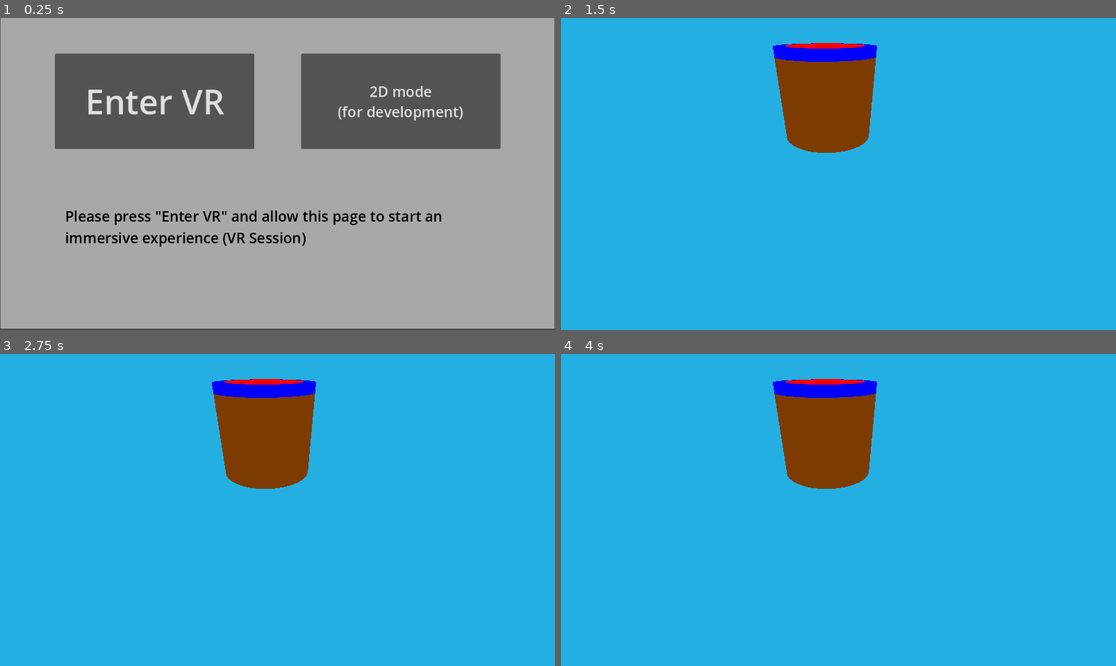
Above: before the commit, frames 1-4 (two rows, left to right).
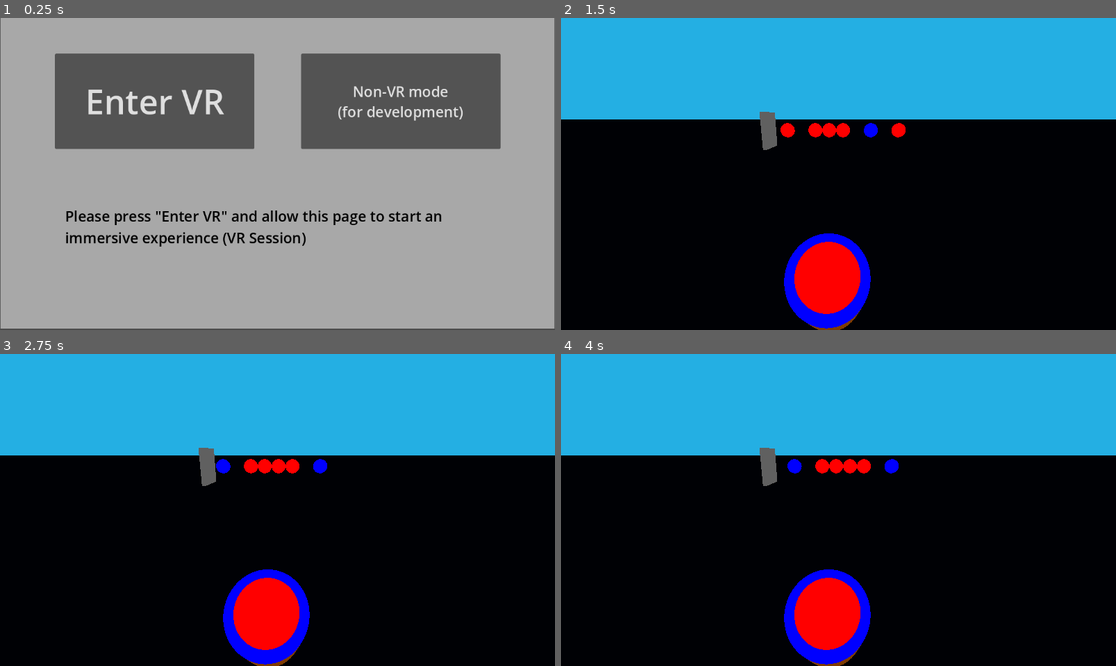
Above: after the commit, the same moments.

Repository: six-two/first-vr-test
Game: Godot game, scene res://menu/main_menu.tscn
The game is run twice, just before and just after one commit, with the same random seed, the same clock (stepped at 60 frames per second) and the same inputs.
Inputs:
- Up to frame 1 (0.25 s): no input
- Up to frame 2 (1.5 s): click "2D mode (for development)" (after the commit: "Non-VR mode (for development)") at 0.5 s; tap Enter at 1.25 s; hold D from 1.28 s (still down); tap F at 1.35 s
- Up to frame 3 (2.75 s): release D at 2.03 s; hold S from 2.03 s (still down); tap F at 2.1 s
- Up to frame 4 (4 s): release S at 2.78 s; hold D from 2.78 s (still down); tap F at 2.85, 3.6 s

The runs differ from the first frame. In frame 1, 0.3% of the frame differs, in the area x 63-81%, y 21-26%; in frame 2, 72%, in the area x 0-100%, y 8-100%; in frame 3, 72%; in frame 4, 72%.

Commit message:
Added a note playback mode (no scoring yet) and a very basic mapping mode

Diff:
--- a/menu/main_menu.gd
+++ b/menu/main_menu.gd
@@ -34,6 +34,12 @@
 		var new_scene = load("res://taiko_vr/taiko_xr_main.tscn").instantiate()
 		new_scene.name = "TaikoVR"
 		add_child(new_scene)
+
+		for camera in get_tree().get_nodes_in_group("Camera"):
+			# In non-VR mode, we simulate the perspective of a real player
+			camera.position.y = 1.8 # The average persion is around 1.8m tall
+			camera.rotation_degrees.x = -15 # look slightly down
+
 
 func _on_button_vr_pressed() -> void:
 	if webxr_interface:
--- a/menu/main_menu.tscn
+++ b/menu/main_menu.tscn
@@ -25,7 +25,7 @@
 offset_right = 1039.0
 offset_bottom = 272.0
 theme_override_font_sizes/font_size = 30
-text = "2D mode
+text = "Non-VR mode
 (for development)"
 
 [node name="ErrorText" type="Label" parent="."]
--- /dev/null
+++ b/taiko_vr/assets/big_center_note_mesh.tres
@@ -0,0 +1,10 @@
+[gd_resource type="SphereMesh" load_steps=2 format=3 uid="uid://dfpjua18kht5e"]
+
+[sub_resource type="StandardMaterial3D" id="StandardMaterial3D_6eq0m"]
+shading_mode = 0
+albedo_color = Color(1, 0, 0, 1)
+
+[resource]
+material = SubResource("StandardMaterial3D_6eq0m")
+radius = 0.35
+height = 0.7
--- /dev/null
+++ b/taiko_vr/assets/small_center_note_mesh.tres
@@ -0,0 +1,10 @@
+[gd_resource type="SphereMesh" load_steps=2 format=3 uid="uid://b2uu3vncsjoci"]
+
+[sub_resource type="StandardMaterial3D" id="StandardMaterial3D_6eq0m"]
+shading_mode = 0
+albedo_color = Color(1, 0, 0, 1)
+
+[resource]
+material = SubResource("StandardMaterial3D_6eq0m")
+radius = 0.2
+height = 0.4
--- /dev/null
+++ b/taiko_vr/assets/small_edge_note_mesh.tres
@@ -0,0 +1,10 @@
+[gd_resource type="SphereMesh" load_steps=2 format=3 uid="uid://fa5imnk37yt"]
+
+[sub_resource type="StandardMaterial3D" id="StandardMaterial3D_6eq0m"]
+shading_mode = 0
+albedo_color = Color(0, 0, 1, 1)
+
+[resource]
+material = SubResource("StandardMaterial3D_6eq0m")
+radius = 0.2
+height = 0.4
--- a/taiko_vr/drumb_listener.gd
+++ /dev/null
@@ -1,38 +0,0 @@
-extends Node
-
-var center_hit_material : Material
-var edge_hit_material : Material
-var normal_material : Material
-
-func _ready():
-	print("DrumbListener ready")
-	$Drumb/Head.connect("drumb_center_hit", self._on_drumb_center_hit)
-	$Drumb/Head.connect("drumb_edge_hit", self._on_drumb_edge_hit)
-	$Drumb/Head.connect("drumb_exited", self._on_drumb_exited)
-
-	center_hit_material = StandardMaterial3D.new()
-	center_hit_material.albedo_color = Color(1, 0, 0)
-	center_hit_material.shading_mode = BaseMaterial3D.SHADING_MODE_UNSHADED
-
-	edge_hit_material = StandardMaterial3D.new()
-	edge_hit_material.albedo_color = Color(0, 0, 1)
-	edge_hit_material.shading_mode = BaseMaterial3D.SHADING_MODE_UNSHADED
-
-func _on_drumb_center_hit(body : Area3D):
-	print("Center")
-	# This should mork for controllers
-	var mesh = body.get_node("../MeshInstance3D")
-	if mesh:
-		mesh.material_override = center_hit_material
-
-func _on_drumb_edge_hit(body):
-	print("Edge")
-	var mesh = body.get_node("../MeshInstance3D")
-	if mesh:
-		mesh.material_override = edge_hit_material
-
-func _on_drumb_exited(body):
-	print("Exited")
-	var mesh = body.get_node("../MeshInstance3D")
-	if mesh:
-		mesh.material_override = null
--- /dev/null
+++ b/taiko_vr/mapping_mode.gd
@@ -0,0 +1,55 @@
+extends Node
+
+var song_time : float
+var beat_seconds : float
+var note_string : String
+var time : float
+var type : String
+
+
+func init(song_time, beat_seconds, drumb) -> void:
+	self.song_time = song_time
+	self.beat_seconds = beat_seconds
+	self.time = -0.5 * beat_seconds # shift the window, so that input map to the nearest beat and not always the next one
+	self.note_string = ""
+	self.type = " "
+
+	drumb.connect("drumb_center_hit", self._on_drumb_center_hit)
+	drumb.connect("drumb_edge_hit", self._on_drumb_edge_hit)
+	drumb.connect("drumb_exited", self._on_drumb_exited)
+
+func _on_drumb_center_hit(body : Area3D):
+	if type == " ":
+		type = "c"
+	elif type == "c":
+		type = "C"
+	else:
+		print("Cannot add input 'c' to existing type '", type, "'")
+
+func _on_drumb_edge_hit(body):
+	if type == " ":
+		type = "e"
+	elif type == "e":
+		type = "E"
+	else:
+		print("Cannot add input 'e' to existing type '", type, "'")
+
+func _on_drumb_exited(body):
+	pass # Nothing to do here
+
+
+func _process(delta: float) -> void:
+	if time > song_time:
+		print("Song Mapping done:")
+		print(note_string)
+
+	if int((time + delta) / beat_seconds) > int(time / beat_seconds):
+		# we are in a new beat. First store the old one
+		print("Debug mapping: ", type)
+		note_string += type
+		type = " "
+
+		if int((time + delta) / beat_seconds) % 10 == 0:
+			print("Debug current map: ", note_string)
+
+	time += delta
--- /dev/null
+++ b/taiko_vr/note_spawner.gd
@@ -0,0 +1,36 @@
+extends Node3D
+
+var beat_seconds # how long a beat takes
+var remaining_time
+var notes
+
+signal song_finished
+
+static var NoteScene: PackedScene = preload("res://taiko_vr/small_note.tscn")
+
+func _ready():
+	create_notes()
+
+func create_notes():
+	#var notes_str = "    " + "cce cce C   ".repeat(100)
+	var notes_str = "  cc cc ccc e cccc e cccc e cccc e c ccce cccc e c ccce c ccce c ccc ecccc cce ccc e ccccc cc ccce cccc ccc ccc ec cc"
+	beat_seconds = 0.2
+	remaining_time = notes_str.length() * beat_seconds
+
+	notes = []
+	var beat_time = 0
+	for char in notes_str:
+		if char in ["c", "e", "C", "E"]:
+			var note = NoteScene.instantiate()
+			note.init(char, beat_time)
+			notes.append(note)
+			self.add_child(note)
+		# do nothing for space, etc
+		beat_time += beat_seconds
+
+func _process(delta: float) -> void:
+	remaining_time -= delta
+
+	if remaining_time < 0:
+		print("Song over")
+		song_finished.emit() #@TODO: make a song select screen
--- /dev/null
+++ b/taiko_vr/small_note.gd
@@ -0,0 +1,33 @@
+extends MeshInstance3D
+
+var remaining_time : float
+var score : float
+var type : String
+
+static var small_center_note_mesh: Mesh = preload("res://taiko_vr/assets/small_center_note_mesh.tres")
+static var small_edge_note_mesh: Mesh = preload("res://taiko_vr/assets/small_edge_note_mesh.tres")
+static var big_center_note_mesh: Mesh = preload("res://taiko_vr/assets/big_center_note_mesh.tres")
+
+func _ready() -> void:
+	visible = false
+
+func init(type: String, time: float) -> void:
+	self.remaining_time = time
+	self.type = type
+
+	if type == "c":
+		mesh = small_center_note_mesh
+	elif type == "e":
+		mesh = small_edge_note_mesh
+	elif type == "C":
+		mesh = big_center_note_mesh
+
+func _process(delta: float) -> void:
+	remaining_time -= delta
+
+	if remaining_time < 0.2:
+		self.visible = false
+		score = -1 # Miss
+	elif remaining_time < 2:
+		self.visible = true
+		self.position.x = remaining_time * 2
--- /dev/null
+++ b/taiko_vr/small_note.tscn
@@ -0,0 +1,15 @@
+[gd_scene load_steps=4 format=3 uid="uid://e0xmjtni03ok"]
+
+[ext_resource type="Script" uid="uid://cbr6v7ncfq6k0" path="res://taiko_vr/small_note.gd" id="1_qx55o"]
+
+[sub_resource type="StandardMaterial3D" id="StandardMaterial3D_np1iw"]
+shading_mode = 0
+
+[sub_resource type="SphereMesh" id="SphereMesh_qxtbh"]
+material = SubResource("StandardMaterial3D_np1iw")
+radius = 0.1
+height = 0.2
+
+[node name="SmallNote" type="MeshInstance3D"]
+mesh = SubResource("SphereMesh_qxtbh")
+script = ExtResource("1_qx55o")
--- /dev/null
+++ b/taiko_vr/taiko_xr_main.gd
@@ -0,0 +1,49 @@
+extends Node
+
+var center_hit_material : Material
+var edge_hit_material : Material
+var normal_material : Material
+var mapping_mode : bool = false
+
+func _ready():
+	print("TaikoXR ready")
+	var drumb = $Drumb/Head
+	drumb.connect("drumb_center_hit", self._on_drumb_center_hit)
+	drumb.connect("drumb_edge_hit", self._on_drumb_edge_hit)
+	drumb.connect("drumb_exited", self._on_drumb_exited)
+
+	center_hit_material = StandardMaterial3D.new()
+	center_hit_material.albedo_color = Color(1, 0, 0)
+	center_hit_material.shading_mode = BaseMaterial3D.SHADING_MODE_UNSHADED
+
+	edge_hit_material = StandardMaterial3D.new()
+	edge_hit_material.albedo_color = Color(0, 0, 1)
+	edge_hit_material.shading_mode = BaseMaterial3D.SHADING_MODE_UNSHADED
+
+	$AudioStreamPlayer.play()
+
+	if mapping_mode:
+		$JudgementLine.set_script(load("res://taiko_vr/mapping_mode.gd"))
+		$JudgementLine.init(20, 0.20, drumb)
+		$JudgementLine.set_process(true)
+	else:
+		$JudgementLine.set_script(load("res://taiko_vr/note_spawner.gd"))
+		$JudgementLine.create_notes()
+		$JudgementLine.set_process(true)
+
+func update_mesh_color(body : Area3D, new_material : Material) -> void:
+	var mesh = body.get_node("../MeshInstance3D")
+	if mesh:
+		mesh.material_override = new_material
+
+func _on_drumb_center_hit(body : Area3D):
+	print("Center")
+	update_mesh_color(body, center_hit_material)
+
+func _on_drumb_edge_hit(body):
+	print("Edge")
+	update_mesh_color(body, edge_hit_material)
+
+func _on_drumb_exited(body):
+	print("Exited")
+	update_mesh_color(body, null)
--- a/taiko_vr/taiko_xr_main.tscn
+++ b/taiko_vr/taiko_xr_main.tscn
@@ -1,9 +1,10 @@
-[gd_scene load_steps=9 format=3 uid="uid://cgiorurih0iad"]
+[gd_scene load_steps=12 format=3 uid="uid://cgiorurih0iad"]
 
-[ext_resource type="Script" uid="uid://b1llf5v8a3cpv" path="res://taiko_vr/drumb_listener.gd" id="1_e1u4u"]
+[ext_resource type="Script" uid="uid://b1llf5v8a3cpv" path="res://taiko_vr/taiko_xr_main.gd" id="1_e1u4u"]
 [ext_resource type="PackedScene" uid="uid://cp67yib0jrtvg" path="res://vr_controls/controller.tscn" id="2_8n60k"]
 [ext_resource type="Script" uid="uid://bm081j0oah58f" path="res://vr_controls/player_movement.gd" id="2_e1u4u"]
 [ext_resource type="PackedScene" uid="uid://bo6t1gw5eket4" path="res://taiko_vr/drumb.tscn" id="4_d77il"]
+[ext_resource type="AudioStream" uid="uid://cpba4nhx7d4lv" path="res://music/edm-dance-club-music-259530.mp3" id="6_v3wda"]
 
 [sub_resource type="StandardMaterial3D" id="StandardMaterial3D_608u1"]
 albedo_color = Color(0.052192, 0.052192, 0.0497937, 1)
@@ -16,6 +17,14 @@
 background_mode = 1
 background_color = Color(0.142537, 0.685933, 0.891964, 1)
 ambient_light_color = Color(1, 1, 1, 1)
+
+[sub_resource type="StandardMaterial3D" id="StandardMaterial3D_v3wda"]
+shading_mode = 0
+albedo_color = Color(0.374139, 0.374139, 0.374139, 1)
+
+[sub_resource type="BoxMesh" id="BoxMesh_d77il"]
+material = SubResource("StandardMaterial3D_v3wda")
+size = Vector3(0.1, 1, 1)
 
 [sub_resource type="CylinderShape3D" id="CylinderShape3D_e1u4u"]
 height = 1.8
@@ -34,6 +43,12 @@
 [node name="WorldEnvironment" type="WorldEnvironment" parent="."]
 environment = SubResource("Environment_k0sh0")
 
+[node name="JudgementLine" type="Node3D" parent="."]
+transform = Transform3D(1, 0, 0, 0, 1, 0, 0, 0, 1, -2, 1.5, -6)
+
+[node name="MeshInstance3D" type="MeshInstance3D" parent="JudgementLine"]
+mesh = SubResource("BoxMesh_d77il")
+
 [node name="CharacterBody3D" type="CharacterBody3D" parent="."]
 
 [node name="XROrigin3D" type="XROrigin3D" parent="CharacterBody3D"]
@@ -50,3 +65,6 @@
 
 [node name="CollisionShape3D" type="CollisionShape3D" parent="CharacterBody3D"]
 shape = SubResource("CylinderShape3D_e1u4u")
+
+[node name="AudioStreamPlayer" type="AudioStreamPlayer" parent="."]
+stream = ExtResource("6_v3wda")
--- a/vr_controls/player_movement.gd
+++ b/vr_controls/player_movement.gd
@@ -6,6 +6,8 @@
 func _ready() -> void:
 	$LeftController/Area3D.name = "LeftControllerArea"
 	$RightController/Area3D.name = "RightControllerArea"
+
+	$XRCamera3D.add_to_group("Camera")
 
 func _physics_process(delta):
 #func _process(delta: float) -> void:
Not shown, added: taiko_vr/mapping_mode.gd.uid
Not shown, added: taiko_vr/note_spawner.gd.uid
Not shown, added: taiko_vr/small_note.gd.uid
Renamed: taiko_vr/drumb_listener.gd.uid -> taiko_vr/taiko_xr_main.gd.uid
